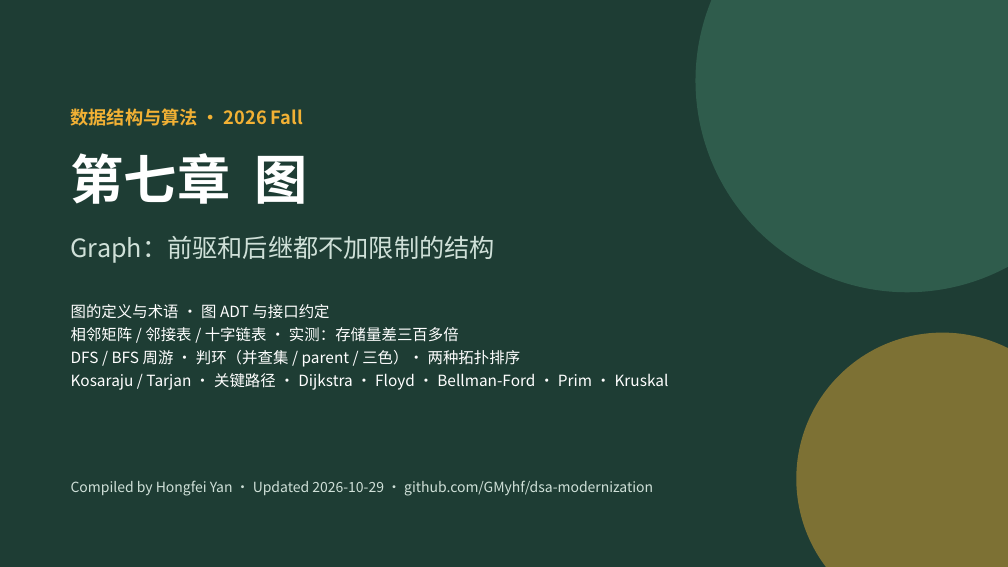
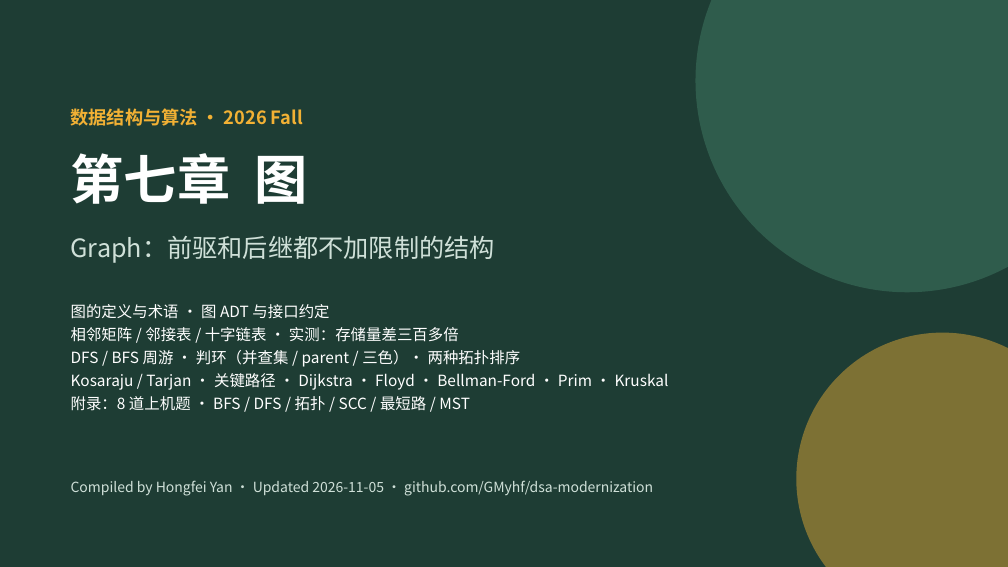
Before and after one commit to GMyhf/2026fall-cs201, a slide deck: slide 1 of courseware/202609_DSA_07_Graph.pptx. Drawn at 1008x567 pixels with LibreOffice and Linux fonts; fonts in the diff are those of the drawing. Boxes give left, top, right and bottom in pixels: in the first picture for what was removed or moved away, otherwise in the second. Text is boxed around its words. In the diff, an @@ line names an element or a change of style, - is before the commit and + after.

```diff
--- a/courseware/202609_DSA_07_Graph.pptx
+++ b/courseware/202609_DSA_07_Graph.pptx
@@ text at box(71, 396, 470, 411): paragraph added @@
+附录：8 道上机题 · BFS / DFS / 拓扑 / SCC / 最短路 / MST
@@ text at box(71, 480, 653, 496): text changed @@
-Compiled by Hongfei Yan · Updated 2026-10-29 · github.com/GMyhf/dsa-modernization
+Compiled by Hongfei Yan · Updated 2026-11-05 · github.com/GMyhf/dsa-modernization
```
Also in this commit, not shown: 1 other slide changed, 9 slides added, 2 other files.
